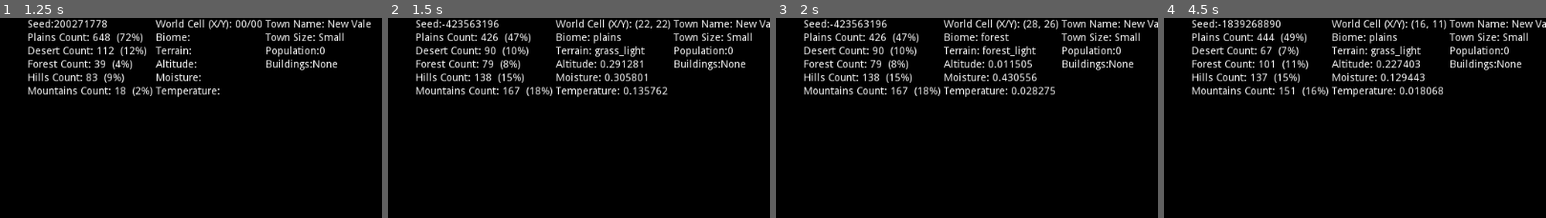
Above: before the commit, frames 1-4 (left to right).
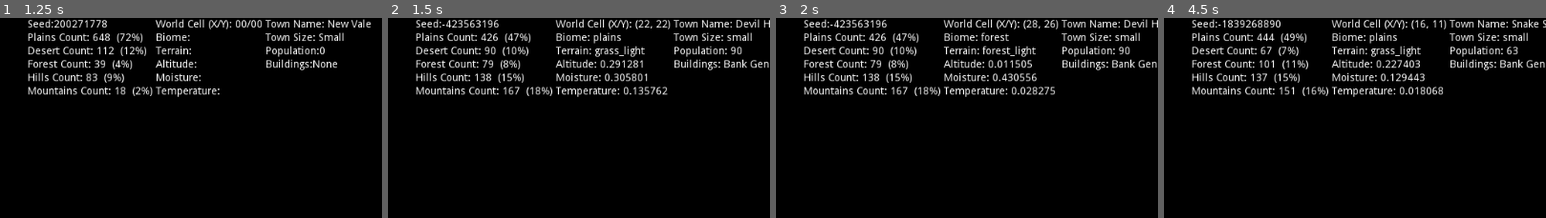
Above: after the commit, the same moments.

Repository: devonps/simple-terrain-gen
Game: Godot game, scene res://WorldGenerator.tscn
The game is run twice, just before and just after one commit, with the same random seed, the same clock (stepped at 60 frames per second) and the same inputs.
Inputs (mouse positions are % of the whole screen's width and height, from its top left):
- Up to frame 1 (1.25 s): tap Enter (ui_accept) at 0.5, 0.77 s; move the mouse to (72, 50) at 0.52 s; hold Mouse wheel up (zoom_in) from 0.53 s (still down); click (72, 50) at 0.67 s
- Up to frame 2 (1.5 s): release Mouse wheel up (zoom_in) at 1.25 s; tap Enter (ui_accept) at 1.25 s; drag from (30, 61) to (45, 78) at 1.27 s
- Up to frame 3 (2 s): no input
- Up to frame 4 (4.5 s): tap Enter (ui_accept) at 2, 2.75, 3.5, 3.77, 4.25 s; move the mouse to (60, 31) at 2.02 s; hold Mouse wheel up (zoom_in) 2.03-2.75 s; click (60, 31) at 2.17 s; drag from (45, 78) to (20, 39) at 2.77 s; move the mouse to (80, 72) at 3.52 s; hold Mouse wheel up (zoom_in) 3.53-4.25 s; click (80, 72) at 3.67 s; drag from (20, 39) to (35, 28) at 4.27 s
The pictures show only the part of the screen within x 50-100%, y 0-50%; the shares and areas given below are measured in that part.

Frame 1 is identical in both runs. In frame 2, 0.6% of the frame differs, in the area x 87-100%, y 0-26%; in frame 3, 0.6%; in frame 4, 0.7%.

Commit message:
all town sizes are generated

Diff:
--- a/Camera2D.gd
+++ b/Camera2D.gd
@@ -24,6 +24,7 @@
 
 	if event is InputEventMouseMotion:
 		_update_world_cell_info()
+		_update_town_data()
 
 	# drag the map around
 	if event is InputEventMouseMotion and Input.is_mouse_button_pressed(BUTTON_RIGHT):
@@ -41,7 +42,6 @@
 	zoom = Vector2(zoom_level, zoom_level)
 
 func _update_cell_biome_data(mousePosition):
-#		var mousePosition = get_cell()
 		var cell = worldData[mousePosition]
 		var biomeData = cell['biome']
 		var terrainData = cell['terrain']
@@ -53,7 +53,6 @@
 		altitudeLabel.text = "Altitude: " + str(altData)
 		moistureLabel.text = "Moisture: "  + str(moistData)
 		temperatureLabel.text = "Temperature: " + str(tempData)
-		_update_town_data()
 
 
 func _update_town_data():
--- a/WorldGenerator.gd
+++ b/WorldGenerator.gd
@@ -317,14 +317,6 @@
 						townsMap.set_cellv(pos, large_town_image_id)
 						populate_town("large", pos)
 
-# town dictionary
-# name: string
-# size: string
-# population: integer
-# buildings: array - which implies there's another array of details per building type
-#
-
-
 func place_medium_towns():
 	var medium_town_image_id = 18
 	var max_medium_towns = 7
@@ -346,6 +338,7 @@
 						valid_town_location = true
 						town_locations.append(pos)
 						townsMap.set_cellv(pos, medium_town_image_id)
+						populate_town("medium", pos)
 
 
 func place_small_towns():
@@ -369,6 +362,7 @@
 						valid_town_location = true
 						town_locations.append(pos)
 						townsMap.set_cellv(pos, small_town_image_id)
+						populate_town("small", pos)
 
 
 func town_not_on_edge_of_map(pos, buffer):
@@ -436,10 +430,8 @@
 	var buildings_for_this_town = []
 
 	for building in all_buildings:
-		if building["town_size"] == size:
+		if building["town_size"] == size or building["town_size"] == "all":
 			buildings_for_this_town.append(building["display_name"])
-			print(building["display_name"])
-	print("Town Size:" + size)
 	return buildings_for_this_town
 
 
--- a/town_buildings.json
+++ b/town_buildings.json
@@ -1,38 +1,137 @@
 [
 {
-	"town_size": "large",
+	"town_size": "all",
 	"internal_name": "bank",
-	"include_town_name": true,
 	"display_name": "Bank"
 },
 {
-	"town_size": "large",
+	"town_size": "all",
 	"internal_name": "general_house",
-	"include_town_name": false,
 	"display_name": "General House"
 },
 {
-	"town_size": "small",
+	"town_size": "all",
 	"internal_name": "general_store",
-	"include_town_name": true,
 	"display_name": "General Store"
 },
 {
-	"town_size": "small",
+	"town_size": "all",
 	"internal_name": "saloon",
-	"include_town_name": true,
 	"display_name": "Saloon"
 },
 {
-	"town_size": "small",
+	"town_size": "all",
 	"internal_name": "sheriff",
-	"include_town_name": false,
 	"display_name": "Sheriff"
 },
 {
-	"town_size": "small",
+	"town_size": "all",
 	"internal_name": "stable",
-	"include_town_name": true,
 	"display_name": "Stable"
 },
+{
+	"town_size": "large",
+	"internal_name": "hotel",
+	"display_name": "Hotel"
+},
+{
+	"town_size": "large",
+	"internal_name": "funeral_parlour",
+	"display_name": "Funeral Parlour"
+},
+{
+	"town_size": "medium",
+	"internal_name": "church",
+	"display_name": "Church"
+},
+{
+	"town_size": "medium",
+	"internal_name": "church",
+	"display_name": "Church"
+},
+{
+	"town_size": "medium",
+	"internal_name": "barber",
+	"display_name": "Barber"
+},
+{
+	"town_size": "medium",
+	"internal_name": "telegraph_office",
+	"display_name": "Telegraph Office"
+},
+{
+	"town_size": "large",
+	"internal_name": "assay_office",
+	"display_name": "Assay Office"
+},
+{
+	"town_size": "medium",
+	"internal_name": "blacksmith",
+	"display_name": "Blacksmith"
+},
+{
+	"town_size": "large",
+	"internal_name": "restaurant",
+	"display_name": "Restaurant"
+},
+{
+	"town_size": "medium",
+	"internal_name": "town_hall",
+	"display_name": "Town Hall"
+},
+{
+	"town_size": "medium",
+	"internal_name": "livestock_pen",
+	"display_name": "Livestock Pen"
+},
+{
+	"town_size": "large",
+	"internal_name": "sawmill",
+	"display_name": "Sawmill"
+},
+{
+	"town_size": "large",
+	"internal_name": "school",
+	"display_name": "School"
+},
+{
+	"town_size": "medium",
+	"internal_name": "railroad_station",
+	"display_name": "Railroad Station"
+},
+{
+	"town_size": "large",
+	"internal_name": "court_house",
+	"display_name": "Court House"
+},
+{
+	"town_size": "medium",
+	"internal_name": "hanging_platform",
+	"display_name": "Hanging Platform"
+},
+{
+	"town_size": "medium",
+	"internal_name": "saddlers",
+	"display_name": "Saddlers"
+},
+{
+	"town_size": "large",
+	"internal_name": "newspaper_office",
+	"display_name": "Newspaper Office"
+},
+{
+	"town_size": "large",
+	"internal_name": "theatre",
+	"display_name": "Theatre"
+},
+{
+	"town_size": "medium",
+	"internal_name": "cemetery",
+	"display_name": "Cemetery"
+},
+{
+	"town_size": "medium",
+	"internal_name": "doctors",
+	"display_name": "Doctors"
+}
 ]
